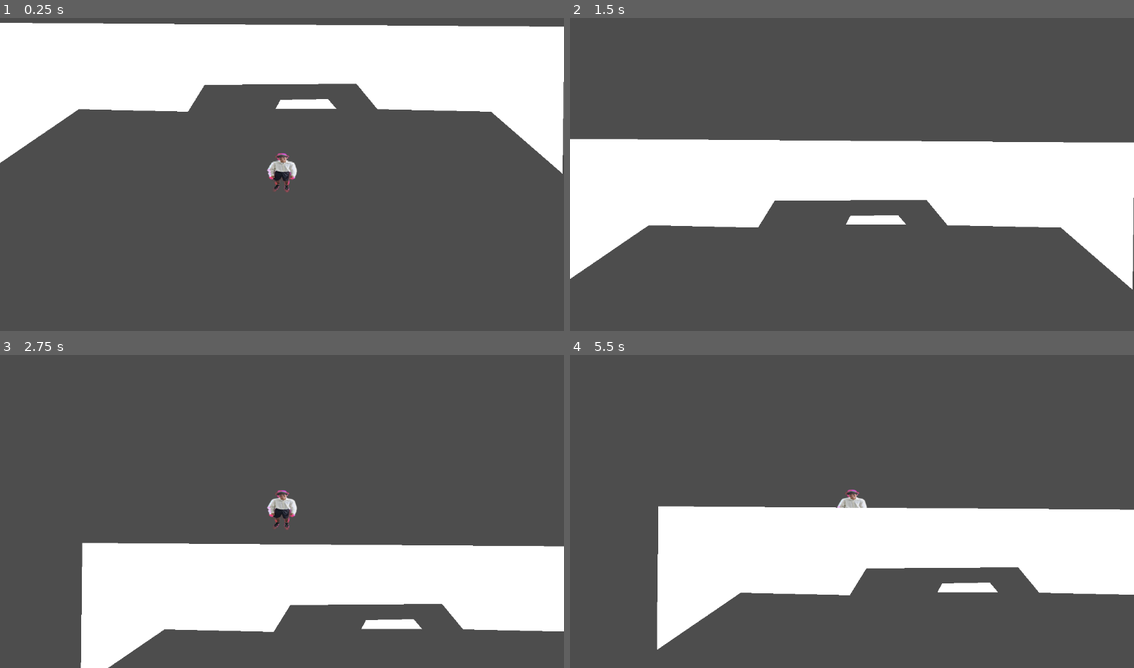
Above: before the commit, frames 1-4 (two rows, left to right).
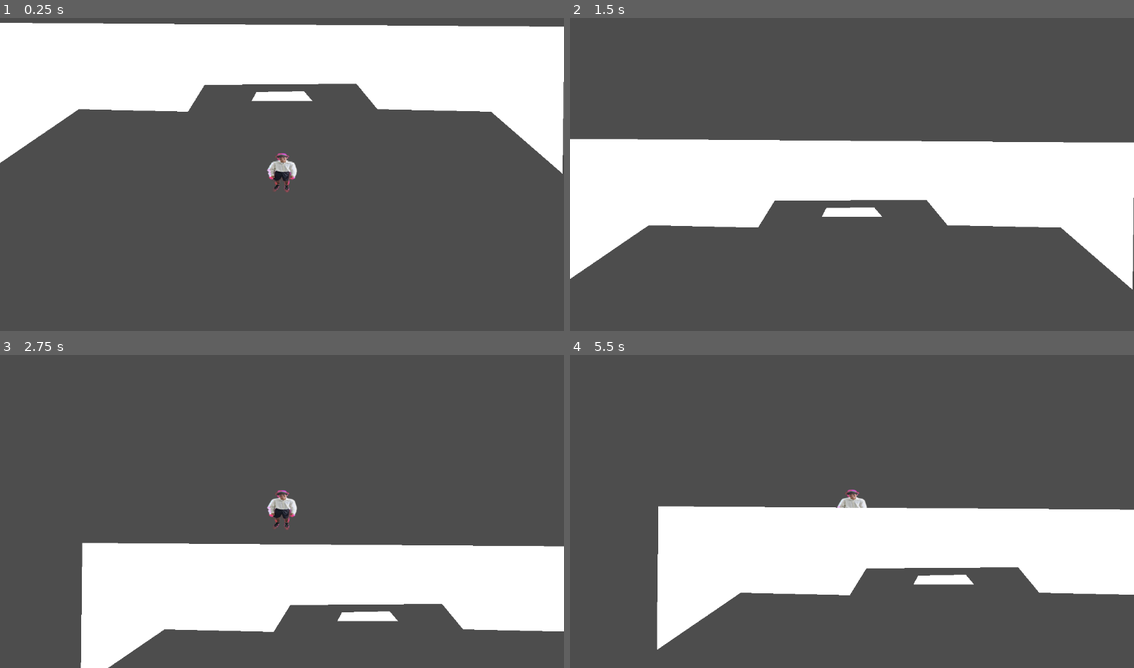
Above: after the commit, the same moments.

Repository: Mingliil/CrossTrunfo
Game: Godot game, scene res://Scenes/bar.tscn
Same seed, same stepped clock (60 frames per second), same inputs: the game is played once before the commit and once after it.
Inputs:
- Up to frame 1 (0.25 s): no input
- Up to frame 2 (1.5 s): tap Enter at 0.5 s; hold W (Cima) from 0.53 s (still down); tap Space (Pulo) at 0.77 s
- Up to frame 3 (2.75 s): tap Space (Pulo) at 1.52 s; release W (Cima) at 2.03 s; hold A (Esquerda) from 2.03 s (still down)
- Up to frame 4 (5.5 s): tap Space (Pulo) at 3.02, 3.77, 4.52 s; release A (Esquerda) at 3.53 s; hold Down (Baixo) 3.53-4.28 s; hold D (Direita) 4.28-5.03 s; hold W (Cima) from 5.03 s (still down)

The runs differ from the first frame. In frame 1, 0.6% of the frame differs, in the area x 44-60%, y 23-30%; in frame 2, 0.5%; in frame 3, 0.6%, in the area x 59-75%, y 81-88%; in frame 4, 0.6%.
Error after the commit: Invalid type in GDScript utility function "load()". Cannot convert argument 1 from Object to String. (res://Managers/Interact/interact_action.gd:7)

Commit message:
update

Diff:
--- a/Managers/Interact/interact_action.gd
+++ b/Managers/Interact/interact_action.gd
@@ -2,9 +2,9 @@
 class_name InteractAction
 
 @onready var player = get_tree().get_first_node_in_group("player")
-
+@onready var action = preload("res://Managers/Interact/interact_label.tscn")
 func _on_body_entered(body: Node2D) -> void:
-
+	load(action)
 	print(player.position)
 	pass # Replace with function body.
 
--- a/Scenes/bar.tscn
+++ b/Scenes/bar.tscn
@@ -11,4 +11,4 @@
 polygon = PackedVector2Array(-192, -125, -158, -180, 152, -182, 195, -130, 427, -125, 573, 2, 577, -299, -583, -307, -586, -13, -415, -130)
 
 [node name="Node2D" parent="." instance=ExtResource("2_w5oem")]
-position = Vector2(49, -131)
+position = Vector2(0, -147)
